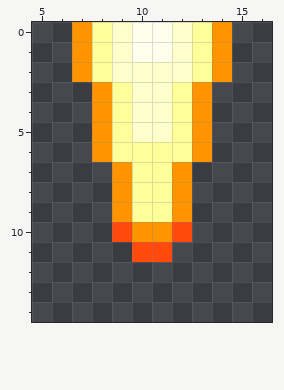
Edited in one commit: pixel-art sprite (res/plume.png). The picture above is the old version.
The file is 22x20 pixels. Colours within 5 levels of each other are drawn and written as one. Shown: x 5..16, y 0..14.
And afterwards:
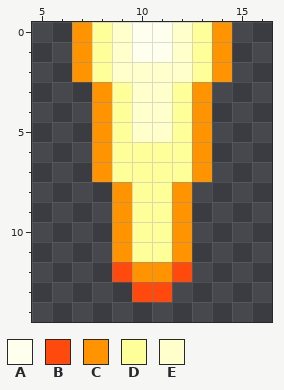
Palette (. is transparent): A #ffffed  B #ff490d  C #ff9400  D #ffff99  E #ffffcc
Change:
Changed rows in their new state; - is an unchanged pixel.
first column x 8:
 7 CD--DC
10 -CDDC-
11 -CDDC-
12 -BCCB-
13 --BB--
Where, in picture pixels (left, top, right, bottom), the same in both pictures:
changed: (92, 162, 212, 302)
